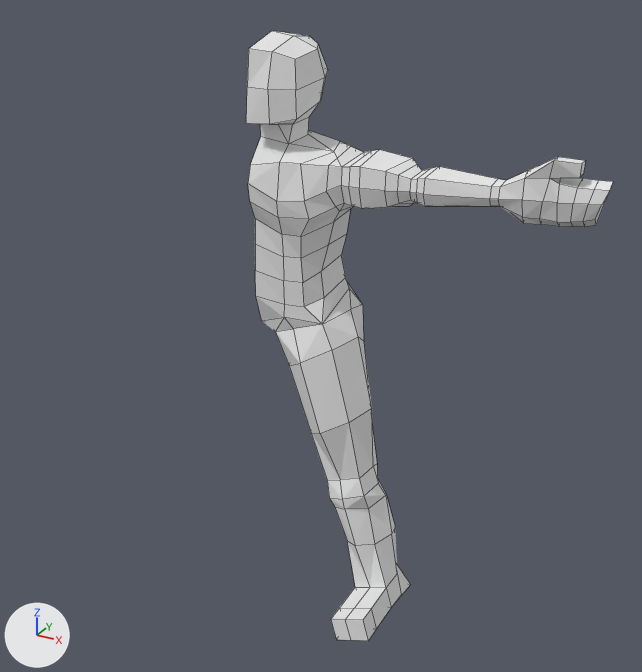
One commit to the Blender file boneco.blend: the scene before it, then after it.
Before and after are seen from a camera (50 mm lens) standing at (6.99, -11.42, 4.33) and looking at (0.71, 0.0, -1.38). The lights are fixed; the arrows at lower left show +X, +Y and +Z. Mesh edges are drawn as thin lines.
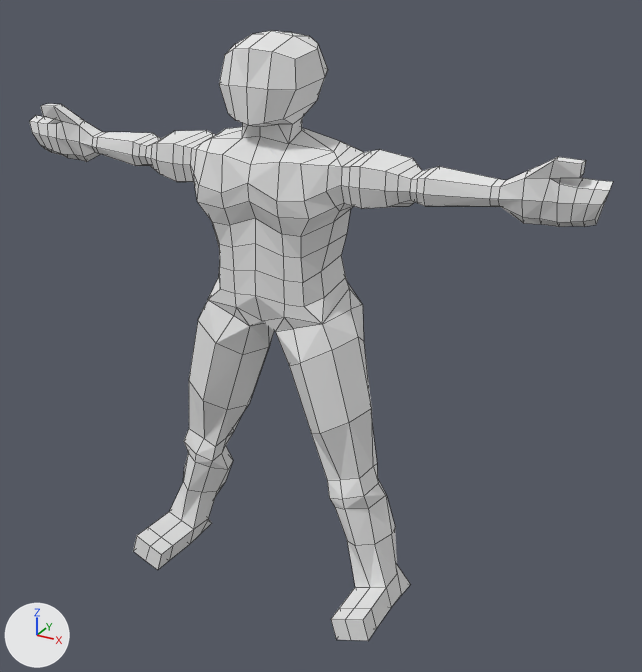
Boxes [x1, y1, x2, y2] around the edits, measured in the pictures (642 x 672 px):
'Cube', reshaped, rescaled (59% wider): before [246, 31, 613, 641]; after [30, 31, 613, 641]
part 1 of me_cube, built on: before [246, 31, 340, 220]; after [213, 31, 345, 332]

Patch to the scene script:
```diff
--- a/boneco.blend.py
+++ b/boneco.blend.py
@@ mat_material_002 @@
+mat_material_002 = diffuse_material('Material.002')
+mat_material_002.base_color = (0.8, 0.8, 0.8)  # white #e7e7e7
@@ me_cube @@
 # used by ob_cube; location = (0.0, 0.0, 0.0)
-me_cube.from_pydata(...)  # 295 vertices, 285 faces, 1 loose edge; spans x -0.01..4.9, y -1.49..0.73, z -5.94..3.23
+me_cube.from_pydata(...)  # 561 vertices, 570 faces, 2 loose edges; spans x -4.9..4.9, y -1.49..0.73, z -5.94..3.23
+# me_cube part 1
+# 10 vertices are removed from x -0.01..0.02, y -0.87..0.47, z 0.93..3.23
+# 14 faces are deleted
+# 11 vertices move from x 0.21..0.85, y -0.82..0.54, z 1.59..2.73 to x 0.19..0.85, y -0.8..0.49, z 1.59..2.73
+# 276 vertices are added at x -4.9..0.05, y -1.49..0.73, z -5.94..3.23
+# 1 loose edge is added
+# 285 new faces join them, mat_material (white #e7e7e7)
+# 14 new faces join them, mat_material_002 (white #e7e7e7)
 me_cube.materials.append(mat_material)
+me_cube.materials.append(mat_material_002)  # white #e7e7e7
@@ ob_cube @@
 ob_cube.location = (0.0, 0.0, 0.0)
+ob_cube.scale = (-1.0, 1.0, 1.0)
```
